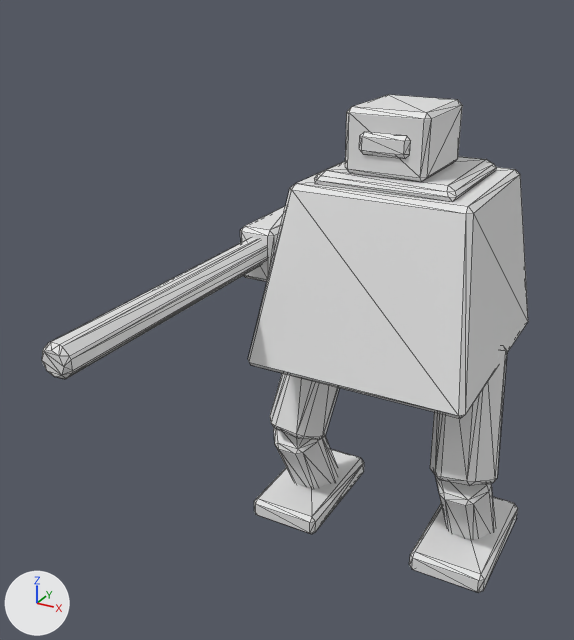
Two versions of the glTF model art/units/ranger.glb, one commit apart.
One viewpoint serves both versions: a camera (50 mm lens) standing at (3.32, -9.08, 7.29) and looking at (-0.87, -1.46, 3.48). Arrows for +X, +Y and +Z are at lower left; the lights stay in place. The picture after the commit comes second. Mesh edges are drawn as thin lines. Vertices at exactly the same position are counted once.

Names of what the first picture shows: 'ranger'.
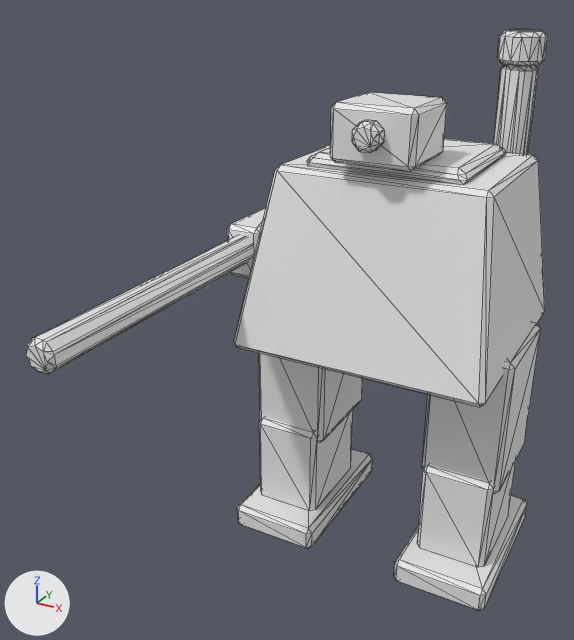
Location of each change, [x1, y1, x2, y2] in pixels of the pictures (574 x 640 px; the box of a moved part takes in the faces that stretch with it):
'ranger', reshaped (7% wider, 17% taller)
    before: [42, 95, 528, 593]
    after: [26, 29, 548, 610]
part 1 of me_piece, moved or reshaped
    before: [409, 497, 518, 593]
    after: [394, 495, 527, 610]
part 2 of me_piece, moved or reshaped
    before: [254, 449, 364, 534]
    after: [237, 449, 373, 549]
part 3 of me_piece, moved or reshaped
    before: [314, 156, 497, 202]
    after: [307, 139, 507, 185]
part 4 of me_piece, moved or reshaped
    before: [345, 95, 462, 182]
    after: [330, 92, 447, 171]
part 5 of me_piece, moved or reshaped
    before: [240, 206, 285, 282]
    after: [227, 208, 266, 278]
part 6 of me_piece, rebuilt (54% wider, 23% taller)
    before: [430, 346, 507, 485]
    after: [422, 322, 541, 493]
part 7 of me_piece, rebuilt
    before: [270, 373, 339, 440]
    after: [259, 353, 363, 442]
part 8 of me_piece, rebuilt
    before: [274, 429, 338, 489]
    after: [259, 409, 353, 511]
part 9 of me_piece, rebuilt
    before: [435, 476, 496, 540]
    after: [417, 460, 516, 567]
part 10 of me_piece, rebuilt (11% wider)
    before: [248, 161, 528, 418]
    after: [234, 145, 545, 407]
part 11 of me_piece, added
    after: [352, 120, 385, 153]
part 12 of me_piece, added
    after: [493, 65, 539, 154]
part 13 of me_piece, added
    after: [497, 29, 548, 66]
part 14 of me_piece, deleted
    before: [360, 132, 411, 159]
part 15 of me_piece, moved or reshaped
    before: [42, 238, 267, 379]
    after: [26, 236, 253, 374]

The change, as a diff of the scene's bpy script:
```diff
--- a/art/units/ranger.glb.py
+++ b/art/units/ranger.glb.py
@@ me_piece @@
 # used by ob_ranger; location = (0.0, 0.0, 0.0)
-me_piece.from_pydata(...)  # 352 vertices, 656 faces; spans x -1.95..1.7, y -4.4..1.39, z -0.13..5.9
+me_piece.from_pydata(...)  # 432 vertices, 808 faces; spans x -2.15..1.8, y -4.4..1.99, z 0.0..6.6
+# me_piece part 1: the loose piece of 24 vertices spanning x 0.7..1.7, y -1.0..0.8, z 0.0..0.3 is scaled about its middle by (1.22, 1.23, 1.21), then moved by (0.0, -0.1, 0.02)
+# me_piece part 2: the loose piece of 24 vertices spanning x -1.7..-0.7, y -1.0..0.8, z 0.0..0.3 is scaled about its middle by (1.22, 1.23, 1.21), then moved by (0.0, -0.1, 0.02)
+# me_piece part 3: the loose piece of 24 vertices spanning x -0.87..0.87, y -0.87..0.87, z 5.0..5.15 is scaled about its middle by (1.12, 1, 1), then moved by (0.0, 0.0, 0.2)
+# me_piece part 4: the loose piece of 24 vertices spanning x -0.5..0.5, y -0.8..0.4, z 5.15..5.9 is scaled about its middle by (1, 0.822, 0.852), then moved by (0.0, -0.5, 0.15)
+# me_piece part 5: the loose piece of 24 vertices spanning x -1.95..-1.45, y -0.8..0.6, z 3.6..4.3 is moved by (-0.2, 0.0, 0.0)
+# me_piece part 6: the loose piece of 36 vertices spanning x 0.59..1.61, y -0.94..0.34, z 1.26..3.14 is rebuilt with 24 vertices and now spans x 0.7..1.7, y -0.8..0.6, z 1.4..3.2
+# me_piece part 7: the loose piece of 36 vertices spanning x -1.61..-0.59, y -0.94..0.34, z 1.26..3.14 is rebuilt with 24 vertices and now spans x -1.7..-0.7, y -0.8..0.6, z 1.4..3.2
+# me_piece part 8: the loose piece of 36 vertices spanning x -1.55..-0.85, y -0.86..0.46, z -0.13..1.53 is rebuilt with 24 vertices and now spans x -1.65..-0.75, y -0.9..0.4, z 0.3..1.6
+# me_piece part 9: the loose piece of 36 vertices spanning x 0.85..1.55, y -0.86..0.46, z -0.13..1.53 is rebuilt with 24 vertices and now spans x 0.75..1.65, y -0.9..0.4, z 0.3..1.6
+# me_piece part 10: the loose piece of 24 vertices spanning x -1.39..1.39, y -1.58..1.39, z 2.8..5.0 is rebuilt with 24 vertices and now spans x -1.59..1.59, y -1.58..1.39, z 3.0..5.2
+# me_piece part 11: a new loose piece of 48 vertices spanning x -0.16..0.16, y -1.4..-1.15, z 5.54..5.86
+# me_piece part 12: a new loose piece of 48 vertices spanning x 0.57..1.03, y 1.47..1.93, z 3.6..6.2
+# me_piece part 13: a new loose piece of 48 vertices spanning x 0.51..1.09, y 1.41..1.99, z 6.2..6.6
+# me_piece part 14: the loose piece of 16 vertices spanning x -0.3..0.3, y -0.85..-0.75, z 5.4..5.65 is deleted
+# me_piece part 15
+# 44 vertices are removed from x -1.88..-1.52, y -4.4..0.0, z 3.82..4.18
+# 92 faces are deleted
+# 4 vertices move within x -1.8, y -4.4..0.0, z 3.9..4.1
+# 28 vertices are added at x -2.08..-1.72, y -4.4..0.0, z 3.82..4.18
+# 16 new vertices lie (0.0, 4.28, 0.0) away from vertices in x -2.08..-1.72, y -4.34, z 3.82..4.18
+# 92 new faces join them
```
